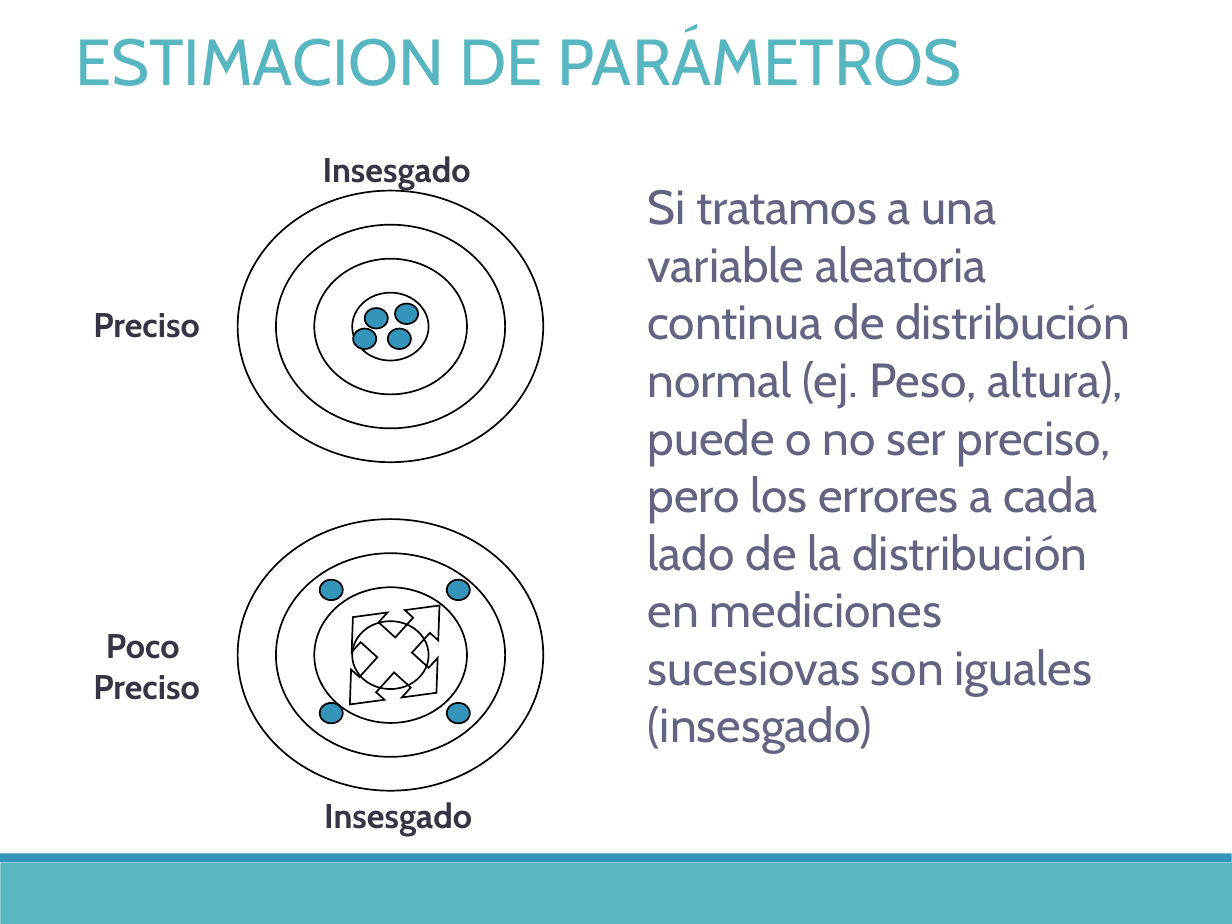
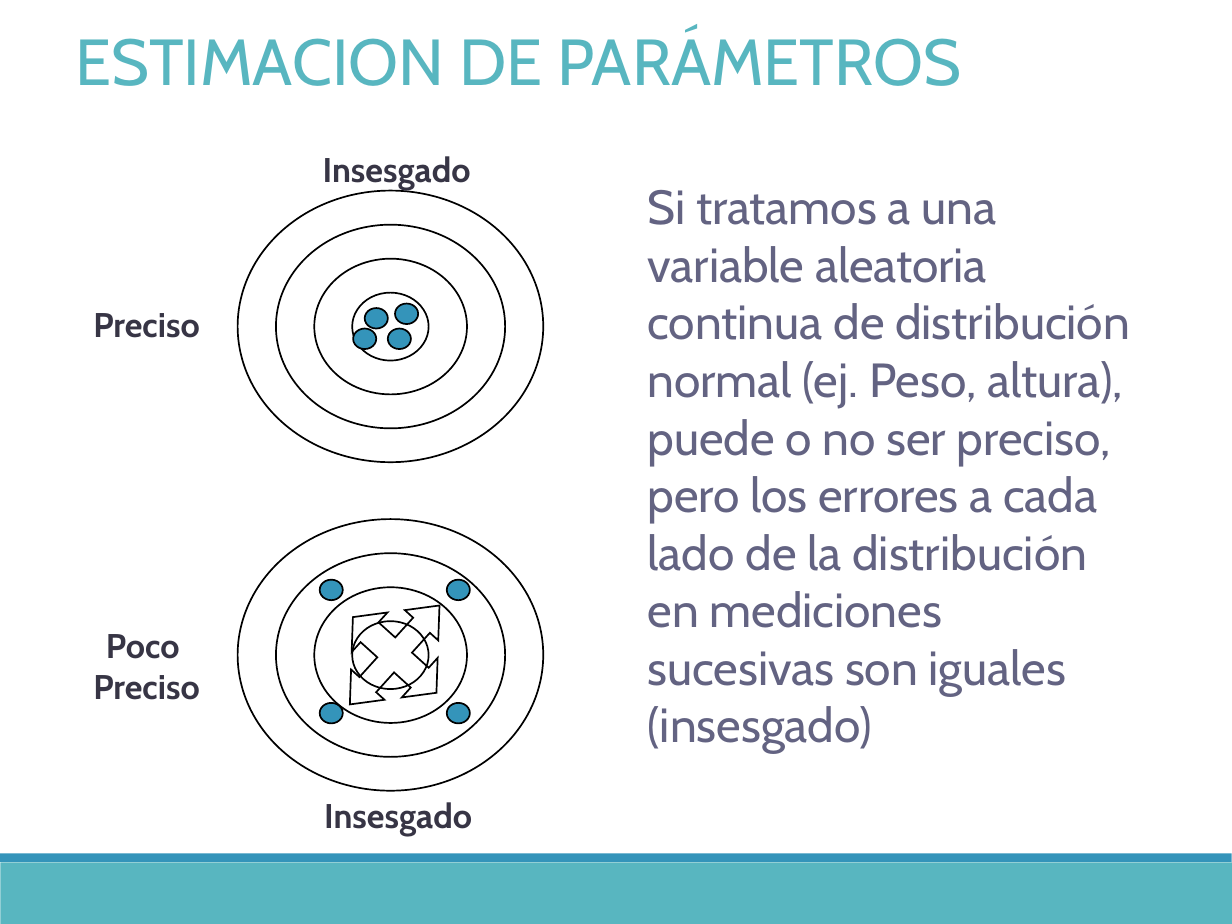
Before and after one commit to DrIgoA/Curso-Ocupacion23, a slide deck: slide 26 of ppt/Modulo 2_Occupacion2023.pptx. Drawn at 1232x924 pixels with LibreOffice and Linux fonts; fonts in the diff are those of the drawing. Boxes give left, top, right and bottom in pixels: in the first picture for what was removed or moved away, otherwise in the second. Text is boxed around its words. In the diff, an @@ line names an element or a change of style, - is before the commit and + after.

```diff
--- a/ppt/Modulo 2_Occupacion2023.pptx
+++ b/ppt/Modulo 2_Occupacion2023.pptx
@@ text at (648, 190, 1130, 696): text changed @@
-Si tratamos a una variable aleatoria continua de distribución normal (ej. Peso, altura), puede o no ser preciso, pero los errores a cada lado de la distribución en mediciones sucesiovas son iguales (insesgado)
+Si tratamos a una variable aleatoria continua de distribución normal (ej. Peso, altura), puede o no ser preciso, pero los errores a cada lado de la distribución en mediciones sucesivas son iguales (insesgado)
```
Also in this commit, not shown: 10 other slides changed, 3 other files.
